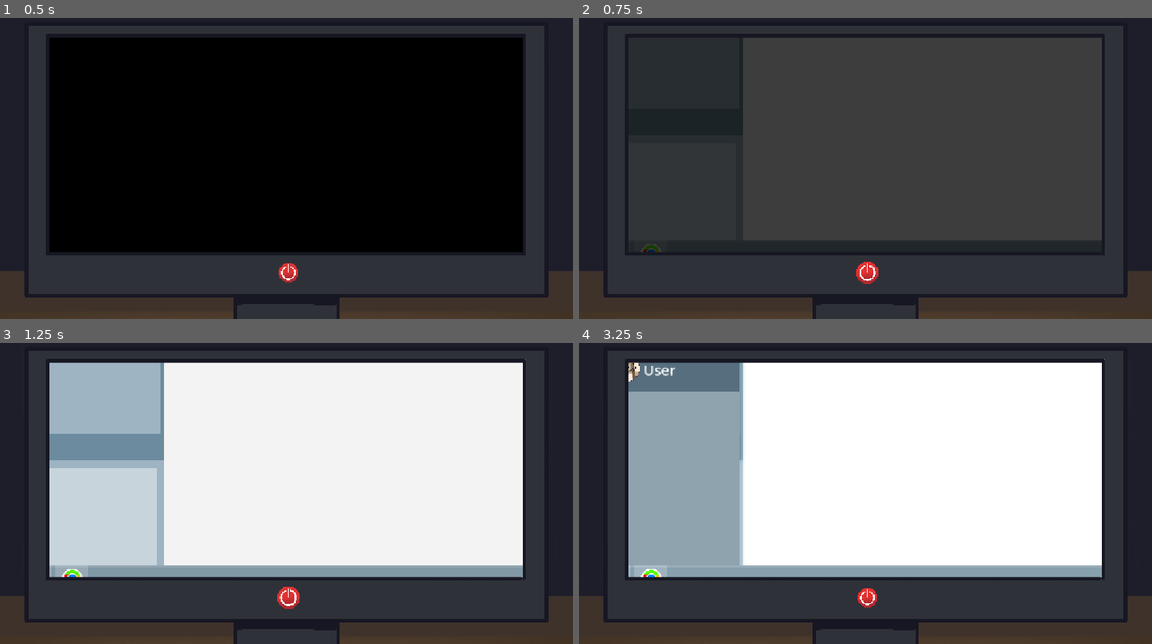
Above: before the commit, frames 1-4 (two rows, left to right).
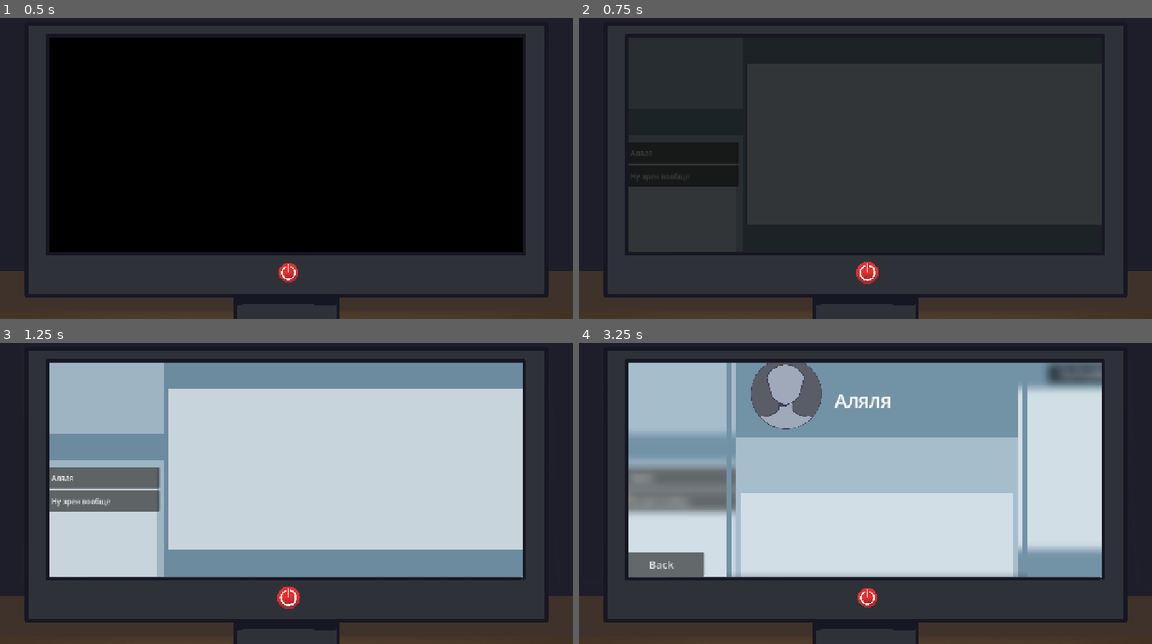
Above: after the commit, the same moments.

Repository: ArtyomDevGames/Brackeys_GJ
Game: Godot game, scene res://Game/Main/Scenes/game.tscn
Two runs of this game, one before a commit and one after it. Both use one fixed random seed, a clock stepped at 60 frames per second and the inputs below. This scene is started directly instead of the project's main scene.
Inputs (mouse positions are in pixels of both pictures, inside the frame that each line leads up to; where the layout moved, square brackets give the same spot in the first picture):
- Up to frame 1 (0.5 s): no input
- Up to frame 2 (0.75 s): click (865, 273) at 0.5 s
- Up to frame 3 (1.25 s): no input
- Up to frame 4 (3.25 s): click (613, 592) [613, 580] at 1.25 s; click (670, 478) at 2 s, where only the run after the commit has a clickable "Аляля"; click (1083, 373) [613, 580] at 2.75 s

Frame 1 is identical in both runs. In frame 2, 12% of the frame differs, in the area x 8-92%, y 6-78%; in frame 3, 46%; in frame 4, 57%, in the area x 8-92%, y 5-78%.

Commit message:
User profile added; user button added; game menu update

Diff:
--- a/game/Game/Main/Scenes/game.tscn
+++ b/game/Game/Main/Scenes/game.tscn
@@ -1,12 +1,25 @@
 [gd_scene format=3 uid="uid://cia8qk86c6ynm"]
 
 [ext_resource type="Script" uid="uid://cm24tbwln5gps" path="res://Game/Main/Scripts/game.gd" id="1_5ytc6"]
+[ext_resource type="ButtonGroup" uid="uid://b3vqq08xisvrh" path="res://Resources/Groups/GameGroup.tres" id="2_a4awf"]
+[ext_resource type="PackedScene" uid="uid://ceqpcqdialil7" path="res://Game/UI/Scenes/icon_frame.tscn" id="2_ocass"]
+[ext_resource type="PackedScene" uid="uid://8rndrao5eeai" path="res://Game/UI/Scenes/custom_button.tscn" id="3_6gq2s"]
+[ext_resource type="PackedScene" uid="uid://cy1n884xd0exv" path="res://Game/UI/Scenes/user_button.tscn" id="4_6gq2s"]
 
 [sub_resource type="StyleBoxFlat" id="StyleBoxFlat_whohe"]
 bg_color = Color(0.6, 0.6, 0.6, 0)
 border_width_left = 10
 border_width_right = 10
 border_color = Color(0.44705883, 0.57254905, 0.6509804, 1)
+
+[sub_resource type="StyleBoxFlat" id="StyleBoxFlat_g4v7s"]
+bg_color = Color(0.81960785, 0.87058824, 0.9019608, 1)
+border_width_left = 320
+border_width_right = 10
+border_color = Color(0.44705883, 0.57254905, 0.6509804, 1)
+
+[sub_resource type="StyleBoxFlat" id="StyleBoxFlat_yf5fn"]
+bg_color = Color(0.44705883, 0.57254905, 0.6509804, 1)
 
 [sub_resource type="StyleBoxFlat" id="StyleBoxFlat_iqxs1"]
 bg_color = Color(0.81960785, 0.87058824, 0.9019608, 1)
@@ -22,12 +35,14 @@
 bg_color = Color(0.6509804, 0.7411765, 0.8, 1)
 border_width_left = 7
 border_width_top = 7
-border_width_right = 7
 border_width_bottom = 60
 border_color = Color(0.44705883, 0.57254905, 0.6509804, 1)
 
+[sub_resource type="SpriteFrames" id="SpriteFrames_5ytc6"]
+
 [node name="Game" type="CanvasLayer" unique_id=162558194]
 script = ExtResource("1_5ytc6")
+group = ExtResource("2_a4awf")
 
 [node name="BackPanel" type="Panel" parent="." unique_id=1893453874]
 offset_left = 33.0
@@ -36,42 +51,123 @@
 offset_bottom = 720.0
 theme_override_styles/panel = SubResource("StyleBoxFlat_whohe")
 
-[node name="ScrollContainer" type="ScrollContainer" parent="." unique_id=1216533846]
-offset_left = 56.0
-offset_top = 1.0
-offset_right = 366.0
-offset_bottom = 720.0
+[node name="Background" type="Panel" parent="BackPanel" unique_id=1213833007]
+layout_mode = 0
+offset_left = 23.0
+offset_right = 1185.0
+offset_bottom = 719.0
+theme_override_styles/panel = SubResource("StyleBoxFlat_g4v7s")
+
+[node name="ScrollContainer2" type="ScrollContainer" parent="BackPanel/Background" unique_id=2074268087]
+layout_mode = 1
+anchors_preset = -1
+anchor_right = 0.149
+anchor_bottom = 0.081
+offset_left = 318.0
+offset_top = 131.0
+offset_right = 981.8591
+offset_bottom = 459.761
 vertical_scroll_mode = 3
-tile_scroll_hint = true
+scroll_hint_mode = 1
 
-[node name="Control" type="Control" parent="ScrollContainer" unique_id=1974422685]
+[node name="Top" type="Panel" parent="BackPanel/Background" unique_id=1061052605]
+layout_mode = 0
+offset_left = 320.0
+offset_right = 1162.0
+offset_bottom = 147.0
+theme_override_styles/panel = SubResource("StyleBoxFlat_yf5fn")
+
+[node name="IconFrame" parent="BackPanel/Background/Top" unique_id=727484853 instance=ExtResource("2_ocass")]
+visible = false
+position = Vector2(52.4375, 107.4375)
+scale = Vector2(0.055371087, 0.055371087)
+frame = 1
+
+[node name="UserNameLabel" type="Label" parent="BackPanel/Background/Top" unique_id=538516275]
+visible = false
+layout_mode = 0
+offset_left = 87.4375
+offset_top = 93.4375
+offset_right = 156.4375
+offset_bottom = 127.4375
+theme_override_font_sizes/font_size = 24
+text = "Name"
+
+[node name="CustomButton" parent="BackPanel/Background/Top" unique_id=1194507549 instance=ExtResource("3_6gq2s")]
+visible = false
+layout_mode = 0
+offset_left = 672.4375
+offset_top = 93.4375
+offset_right = 832.4375
+offset_bottom = 135.4375
+button_name = "ProfileButton"
+button_text = "To Profile"
+
+[node name="Bottom" type="Panel" parent="BackPanel/Background" unique_id=2048847022]
+layout_mode = 0
+offset_left = 320.0
+offset_top = 506.0
+offset_right = 1162.0
+offset_bottom = 719.0
+theme_override_styles/panel = SubResource("StyleBoxFlat_yf5fn")
+
+[node name="ScrollContainer" type="ScrollContainer" parent="BackPanel" unique_id=1216533846]
+layout_mode = 0
+offset_left = 23.0
+offset_top = 309.0
+offset_right = 333.0
+offset_bottom = 719.0
+vertical_scroll_mode = 3
+scroll_hint_mode = 1
+
+[node name="Control" type="Control" parent="BackPanel/ScrollContainer" unique_id=1974422685]
 custom_minimum_size = Vector2(310, 1000)
 layout_mode = 2
 
-[node name="Panel" type="Panel" parent="ScrollContainer/Control" unique_id=778596497]
+[node name="Panel" type="Panel" parent="BackPanel/ScrollContainer/Control" unique_id=778596497]
 layout_mode = 1
 anchors_preset = -1
 anchor_right = 0.201
 anchor_bottom = 0.296
-offset_top = 296.0
+offset_top = -14.0
 offset_right = 247.69
 offset_bottom = 704.0
 theme_override_styles/panel = SubResource("StyleBoxFlat_iqxs1")
 
-[node name="Top" type="Panel" parent="ScrollContainer/Control" unique_id=1372201525]
+[node name="Buttons" type="VBoxContainer" parent="BackPanel/ScrollContainer/Control/Panel" unique_id=768520448]
 layout_mode = 0
-offset_right = 310.0
+offset_left = 8.0
+offset_top = 28.0
+offset_right = 301.0
+offset_bottom = 507.0
+
+[node name="UserButton" parent="BackPanel/ScrollContainer/Control/Panel/Buttons" unique_id=1240136226 instance=ExtResource("4_6gq2s")]
+layout_mode = 2
+user_name = "Аляля"
+user_icon_id = 1
+
+[node name="UserButton2" parent="BackPanel/ScrollContainer/Control/Panel/Buttons" unique_id=338616913 instance=ExtResource("4_6gq2s")]
+layout_mode = 2
+user_name = "Ну хрен вообще"
+
+[node name="Top" type="Panel" parent="BackPanel" unique_id=1372201525]
+layout_mode = 0
+offset_left = 23.0
+offset_right = 333.0
 offset_bottom = 309.0
 theme_override_styles/panel = SubResource("StyleBoxFlat_5ytc6")
 
-[node name="ItemIcon" type="AnimatedSprite2D" parent="ScrollContainer/Control/Top" unique_id=912419358]
+[node name="ItemIcon" type="AnimatedSprite2D" parent="BackPanel/Top" unique_id=912419358]
+sprite_frames = SubResource("SpriteFrames_5ytc6")
 
-[node name="ItemNameLabel" type="Label" parent="ScrollContainer/Control/Top" unique_id=1902375974]
+[node name="ItemNameLabel" type="Label" parent="BackPanel/Top" unique_id=1902375974]
 layout_mode = 0
-offset_left = 97.0
+offset_left = 82.0
 offset_top = 261.0
-offset_right = 240.0
+offset_right = 225.0
 offset_bottom = 295.0
 theme_override_font_sizes/font_size = 24
 text = "TEXT"
 horizontal_alignment = 1
+
+[connection signal="pressed" from="BackPanel/Background/Top/CustomButton" to="." method="_on_custom_button_pressed"]
--- a/game/Game/Main/Scenes/level_select.tscn
+++ b/game/Game/Main/Scenes/level_select.tscn
@@ -36,7 +36,7 @@
 [node name="ScrollContainer" type="ScrollContainer" parent="." unique_id=875850990]
 offset_left = 141.0
 offset_right = 1131.0
-offset_bottom = 554.0
+offset_bottom = 569.0
 vertical_scroll_mode = 3
 scroll_hint_mode = 1
 
@@ -64,26 +64,48 @@
 [node name="LevelSelectButton2" parent="ScrollContainer/Control/BackPanel/Panel2" unique_id=865650154 instance=ExtResource("2_l13d0")]
 layout_mode = 0
 offset_left = 360.0
-offset_top = 157.0
+offset_top = 220.0
 offset_right = 583.0
-offset_bottom = 433.0
+offset_bottom = 496.0
+item_state_id = 1
 item_name = "Item2"
 
 [node name="LevelSelectButton" parent="ScrollContainer/Control/BackPanel/Panel2" unique_id=754221516 instance=ExtResource("2_l13d0")]
 layout_mode = 0
 offset_left = 78.0
-offset_top = 157.0
+offset_top = 220.0
 offset_right = 301.0
-offset_bottom = 433.0
+offset_bottom = 496.0
+item_state_id = 3
 item_name = "Item1"
 
 [node name="LevelSelectButton3" parent="ScrollContainer/Control/BackPanel/Panel2" unique_id=881846728 instance=ExtResource("2_l13d0")]
 layout_mode = 0
 offset_left = 636.0
-offset_top = 157.0
+offset_top = 220.0
 offset_right = 859.0
-offset_bottom = 433.0
+offset_bottom = 496.0
+item_state_id = 2
 item_name = "Item3"
+
+[node name="ProgressBar" type="ProgressBar" parent="ScrollContainer/Control/BackPanel/Panel2" unique_id=523755810]
+layout_mode = 0
+offset_left = 78.0
+offset_top = 133.0
+offset_right = 859.0
+offset_bottom = 171.0
+
+[node name="Label" type="Label" parent="ScrollContainer/Control/BackPanel/Panel2" unique_id=1934007068]
+layout_mode = 0
+offset_left = 277.0
+offset_top = 79.0
+offset_right = 648.0
+offset_bottom = 121.0
+theme_override_colors/font_color = Color(0.44705883, 0.57254905, 0.6509804, 1)
+theme_override_font_sizes/font_size = 24
+text = "Total money earned: []"
+horizontal_alignment = 1
+vertical_alignment = 1
 
 [node name="Panel" type="Panel" parent="ScrollContainer/Control/BackPanel" unique_id=674656292]
 layout_mode = 0
@@ -98,10 +120,10 @@
 
 [node name="NameLabel" type="Label" parent="ScrollContainer/Control/BackPanel/Panel" unique_id=1929879447]
 layout_mode = 0
-offset_left = 264.93747
-offset_top = 186.93747
-offset_right = 371.93747
-offset_bottom = 253.93747
+offset_left = 265.0
+offset_top = 160.0
+offset_right = 372.0
+offset_bottom = 227.0
 theme_override_font_sizes/font_size = 48
 text = "User"
 
--- /dev/null
+++ b/game/Game/Main/Scenes/profile.tscn
@@ -0,0 +1,103 @@
+[gd_scene format=3 uid="uid://xckw8e44ujnq"]
+
+[ext_resource type="Script" uid="uid://cn8xo4wp0huq0" path="res://Game/Main/Scripts/profile.gd" id="1_53oc8"]
+[ext_resource type="PackedScene" uid="uid://ceqpcqdialil7" path="res://Game/UI/Scenes/icon_frame.tscn" id="1_w0aak"]
+[ext_resource type="PackedScene" uid="uid://8rndrao5eeai" path="res://Game/UI/Scenes/custom_button.tscn" id="2_53oc8"]
+[ext_resource type="Shader" uid="uid://sp1fn1uv7o8" path="res://Resources/Shaders/blur.gdshader" id="2_kjvjx"]
+
+[sub_resource type="ShaderMaterial" id="ShaderMaterial_g4v7s"]
+shader = ExtResource("2_kjvjx")
+shader_parameter/blur = 2.0
+
+[sub_resource type="StyleBoxFlat" id="StyleBoxFlat_kjvjx"]
+bg_color = Color(0.6, 0.6, 0.6, 0)
+border_width_left = 10
+border_width_right = 10
+border_color = Color(0.44705883, 0.57254905, 0.6509804, 1)
+
+[sub_resource type="StyleBoxFlat" id="StyleBoxFlat_o717j"]
+bg_color = Color(0.81960785, 0.87058824, 0.9019608, 1)
+border_width_left = 10
+border_width_top = 150
+border_width_right = 10
+border_width_bottom = 15
+border_color = Color(0.6509804, 0.7411765, 0.8, 1)
+corner_radius_bottom_right = 5
+corner_radius_bottom_left = 5
+
+[sub_resource type="StyleBoxFlat" id="StyleBoxFlat_jpmup"]
+bg_color = Color(0.44705883, 0.57254905, 0.6509804, 1)
+
+[node name="Profile" type="CanvasLayer" unique_id=855943]
+layer = 5
+visible = false
+script = ExtResource("1_53oc8")
+
+[node name="ColorRect" type="ColorRect" parent="." unique_id=890475172]
+material = SubResource("ShaderMaterial_g4v7s")
+anchors_preset = 15
+anchor_right = 1.0
+anchor_bottom = 1.0
+grow_horizontal = 2
+grow_vertical = 2
+
+[node name="ScrollContainer" type="ScrollContainer" parent="." unique_id=409404121]
+offset_left = 330.0
+offset_right = 1001.0
+offset_bottom = 581.0
+vertical_scroll_mode = 3
+scroll_hint_mode = 1
+
+[node name="Control" type="Control" parent="ScrollContainer" unique_id=1684577108]
+custom_minimum_size = Vector2(671, 900)
+layout_mode = 2
+
+[node name="BackPanel" type="Panel" parent="ScrollContainer/Control" unique_id=1117722212]
+layout_mode = 1
+anchors_preset = 15
+anchor_right = 1.0
+anchor_bottom = 1.0
+grow_horizontal = 2
+grow_vertical = 2
+theme_override_styles/panel = SubResource("StyleBoxFlat_kjvjx")
+
+[node name="Panel" type="Panel" parent="ScrollContainer/Control/BackPanel" unique_id=477023414]
+layout_mode = 0
+offset_left = 21.0
+offset_top = 233.0
+offset_right = 650.0
+offset_bottom = 900.0
+theme_override_styles/panel = SubResource("StyleBoxFlat_o717j")
+
+[node name="Top" type="Panel" parent="ScrollContainer/Control/BackPanel" unique_id=988145918]
+layout_mode = 0
+offset_left = 21.0
+offset_right = 650.0
+offset_bottom = 259.0
+theme_override_styles/panel = SubResource("StyleBoxFlat_jpmup")
+
+[node name="IconFrame" parent="ScrollContainer/Control/BackPanel/Top" unique_id=727484853 instance=ExtResource("1_w0aak")]
+position = Vector2(112, 167)
+scale = Vector2(0.1576172, 0.1576172)
+frame = 1
+
+[node name="UserNameLabel" type="Label" parent="ScrollContainer/Control/BackPanel/Top" unique_id=636750415]
+layout_mode = 1
+anchors_preset = -1
+anchor_top = -0.041
+offset_left = 220.0
+offset_top = 156.619
+offset_right = 342.0
+offset_bottom = 204.0
+theme_override_font_sizes/font_size = 42
+text = "Name"
+
+[node name="CustomButton" parent="." unique_id=1194507549 instance=ExtResource("2_53oc8")]
+offset_left = 88.0
+offset_top = 515.0
+offset_right = 280.0
+offset_bottom = 569.0
+button_name = "BackButton"
+button_text = "Back"
+
+[connection signal="pressed" from="CustomButton" to="." method="_on_custom_button_pressed"]
--- a/game/Game/Main/Scenes/registration.tscn
+++ b/game/Game/Main/Scenes/registration.tscn
@@ -68,13 +68,13 @@
 modulate = Color(1, 1, 1, 0)
 offset_left = 292.0
 offset_right = 1006.0
-offset_bottom = 554.0
+offset_bottom = 581.0
 follow_focus = true
 vertical_scroll_mode = 3
 scroll_hint_mode = 1
 
 [node name="Control" type="Control" parent="ScrollContainer" unique_id=2102286434]
-custom_minimum_size = Vector2(692, 900)
+custom_minimum_size = Vector2(692, 1000)
 layout_mode = 2
 mouse_filter = 2
 
@@ -82,7 +82,7 @@
 layout_mode = 0
 offset_left = 8.0
 offset_right = 706.0
-offset_bottom = 916.0
+offset_bottom = 1000.0
 mouse_filter = 2
 theme_override_styles/panel = SubResource("StyleBoxFlat_yf5fn")
 
@@ -91,7 +91,7 @@
 offset_left = 22.0
 offset_top = 254.0
 offset_right = 676.0
-offset_bottom = 900.0
+offset_bottom = 1254.0
 mouse_filter = 2
 theme_override_styles/panel = SubResource("StyleBoxFlat_g4v7s")
 
--- a/game/Game/Main/Scripts/game.gd
+++ b/game/Game/Main/Scripts/game.gd
@@ -1,10 +1,55 @@
 extends CanvasLayer
 
-@onready var item_name_label: Label = $ScrollContainer/Control/Top/ItemNameLabel
+@export var group : ButtonGroup
+
+# Элементы товара
+@onready var item_name_label: Label = $BackPanel/Top/ItemNameLabel
+
+# Элементы верхней панели меню чата
+@onready var icon_frame: AnimatedSprite2D = $BackPanel/Background/Top/IconFrame
+@onready var user_name_label: Label = $BackPanel/Background/Top/UserNameLabel
+@onready var custom_button: Button = $BackPanel/Background/Top/CustomButton
+
+var is_top_visible = false
+
+# Кнопочки с покупателями
+@onready var buttons: VBoxContainer = $BackPanel/ScrollContainer/Control/Panel/Buttons
+
+
+# Для профиля инфа
+var current_user_name : String
+var current_user_id : int
 
 func _ready() -> void:
 	item_name_label.text = Global.current_level_name
 
+	for child in buttons.get_children():
+		child.button_group = group
+		child.pressed.connect(button_pressed)
+
+
 
 func _process(delta: float) -> void:
 	pass
+
+
+func _on_custom_button_pressed() -> void:
+	Profile.set_user_icon(current_user_id)
+	Profile.set_user_name(current_user_name)
+	Profile.visible = true
+
+func button_pressed() -> void:
+	var button = group.get_pressed_button()
+
+	if is_top_visible == false:
+		is_top_visible = true
+
+		icon_frame.visible = true
+		user_name_label.visible = true
+		custom_button.visible = true
+
+	icon_frame.frame = button.user_icon_id
+	user_name_label.text = button.user_name
+
+	current_user_id = button.user_icon_id
+	current_user_name = button.user_name
--- /dev/null
+++ b/game/Game/Main/Scripts/profile.gd
@@ -0,0 +1,17 @@
+extends CanvasLayer
+
+@onready var icon_frame: AnimatedSprite2D = $ScrollContainer/Control/BackPanel/Top/IconFrame
+@onready var user_name_label: Label = $ScrollContainer/Control/BackPanel/Top/UserNameLabel
+
+# Called when the node enters the scene tree for the first time.
+func _ready() -> void:
+	pass # Replace with function body.
+
+func set_user_icon(icon_id : int):
+	icon_frame.frame = icon_id
+
+func set_user_name(text : String):
+	user_name_label.text = text
+
+func _on_custom_button_pressed() -> void:
+	visible = false
--- a/game/Game/UI/Scenes/browser_panel.tscn
+++ b/game/Game/UI/Scenes/browser_panel.tscn
@@ -6,4 +6,4 @@
 [node name="ColorRect" type="ColorRect" parent="." unique_id=1038133545]
 offset_right = 1280.0
 offset_bottom = 70.0
-color = Color(0.44849998, 0.5727583, 0.65, 1)
+color = Color(0.31161666, 0.41878238, 0.4852597, 1)
--- a/game/Game/UI/Scenes/taskbar.tscn
+++ b/game/Game/UI/Scenes/taskbar.tscn
@@ -46,48 +46,63 @@
 
 [node name="ColorRect" type="Panel" parent="." unique_id=399203404]
 anchors_preset = -1
-anchor_top = 0.75555557
+anchor_top = 0.7902778
 anchor_right = 1.0
 anchor_bottom = 1.0000001
 theme_override_styles/panel = SubResource("StyleBoxFlat_g4v7s")
 metadata/_edit_use_anchors_ = true
 
+[node name="ColorRect4" type="ColorRect" parent="." unique_id=1121498741]
+offset_left = 1133.0
+offset_top = 569.0
+offset_right = 1281.0
+offset_bottom = 645.0
+color = Color(0.6225, 0.70112497, 0.75, 1)
+
+[node name="Label" type="Label" parent="ColorRect4" unique_id=438493132]
+layout_mode = 0
+offset_right = 128.0
+offset_bottom = 34.0
+theme_override_font_sizes/font_size = 18
+text = "0000.00.00"
+horizontal_alignment = 1
+vertical_alignment = 1
+
 [node name="ColorRect2" type="ColorRect" parent="." unique_id=1700024287]
-offset_top = 544.0
+offset_top = 569.0
 offset_right = 116.0
-offset_bottom = 615.0
+offset_bottom = 640.0
 color = Color(0.6225, 0.70112497, 0.75, 1)
 
 [node name="CustomButton" parent="." unique_id=1194507549 instance=ExtResource("1_yg766")]
 offset_left = 43.0
-offset_top = 544.0
-offset_bottom = 615.0
+offset_top = 569.0
+offset_bottom = 640.0
 flat = true
 button_name = "PauseButton"
 
 [node name="StartButtonIcon" type="Sprite2D" parent="CustomButton" unique_id=528157131]
 material = SubResource("ShaderMaterial_mhbco")
-position = Vector2(39.999996, 28.000004)
-scale = Vector2(0.03955079, 0.03955079)
+position = Vector2(40.999996, 18.000002)
+scale = Vector2(0.020764165, 0.020764165)
 texture = ExtResource("2_mhbco")
 
 [node name="ColorRect3" type="ColorRect" parent="." unique_id=2058506427]
 offset_left = 124.0
-offset_top = 544.0
+offset_top = 569.0
 offset_right = 198.0
-offset_bottom = 615.0
+offset_bottom = 640.0
 color = Color(0.62352943, 0.7019608, 0.7490196, 1)
 
 [node name="BrowserIcon" type="Sprite2D" parent="." unique_id=463573532]
-position = Vector2(162, 573)
-scale = Vector2(0.04, 0.04)
+position = Vector2(161, 588)
+scale = Vector2(0.020039054, 0.020039054)
 texture = ExtResource("3_inbqr")
 
 [node name="ColorRect5" type="ColorRect" parent="." unique_id=1793472087]
-offset_left = -1.0
-offset_top = 544.0
-offset_right = 1280.0
-offset_bottom = 550.0
+offset_top = 569.0
+offset_right = 1281.0
+offset_bottom = 575.0
 color = Color(1, 1, 1, 0.14509805)
 
 [connection signal="mouse_entered" from="CustomButton" to="." method="_on_custom_button_mouse_entered"]
--- /dev/null
+++ b/game/Game/UI/Scenes/user_button.tscn
@@ -0,0 +1,22 @@
+[gd_scene format=3 uid="uid://cy1n884xd0exv"]
+
+[ext_resource type="Script" uid="uid://dsl23dwn8elxy" path="res://Game/UI/Scripts/user_button.gd" id="1_48ey1"]
+[ext_resource type="PackedScene" uid="uid://ceqpcqdialil7" path="res://Game/UI/Scenes/icon_frame.tscn" id="2_cjakb"]
+
+[node name="UserButton" type="Button" unique_id=1240136226]
+custom_minimum_size = Vector2(200, 48)
+offset_right = 200.0
+offset_bottom = 48.0
+script = ExtResource("1_48ey1")
+
+[node name="IconFrame" parent="." unique_id=727484853 instance=ExtResource("2_cjakb")]
+position = Vector2(24.999998, 25.999998)
+scale = Vector2(0.038867187, 0.038867187)
+
+[node name="UserNameLabel" type="Label" parent="." unique_id=1866972064]
+layout_mode = 0
+offset_left = 51.0
+offset_top = 13.0
+offset_right = 158.0
+offset_bottom = 40.0
+text = "TEXT"
--- a/game/Game/UI/Scripts/level_select_button.gd
+++ b/game/Game/UI/Scripts/level_select_button.gd
@@ -1,9 +1,10 @@
 extends Button
 
-@export_range(0, 2) var item_state_id : int # Это за иконку статуста уровня
+@export_range(0, 3) var item_state_id : int # Это за иконку статуста уровня
 @export_range(0, 2) var item_id : int # Это за картинку
 @export var item_name : String # Это за название уровня
 
+@onready var state_icon: AnimatedSprite2D = $Panel/StateIcon
 @onready var item_name_label: Label = $Panel/ItemNameLabel
 @onready var animation_player: AnimationPlayer = $AnimationPlayer
 
@@ -11,6 +12,7 @@
 # Called when the node enters the scene tree for the first time.
 func _ready() -> void:
 	set_item_name()
+	set_item_state_icon()
 
 func set_item_name() -> void:
 	item_name_label.text = item_name
@@ -19,7 +21,10 @@
 	pass
 
 func set_item_state_icon() -> void:
-	pass
+	if item_state_id != 3:
+		state_icon.visible = true
+		state_icon.frame = item_state_id
+	else: state_icon.visible = false
 
 
 func _on_pressed() -> void:
--- /dev/null
+++ b/game/Game/UI/Scripts/user_button.gd
@@ -0,0 +1,18 @@
+extends Button
+
+@export var user_name : String
+@export_range(0, 1) var user_icon_id : int
+
+@onready var icon_frame: AnimatedSprite2D = $IconFrame
+@onready var user_name_label: Label = $UserNameLabel
+
+
+func _ready() -> void:
+	set_icon()
+	set_users_name()
+
+func set_users_name():
+	user_name_label.text = user_name
+
+func set_icon():
+	icon_frame.frame = user_icon_id
--- /dev/null
+++ b/game/Resources/Groups/GameGroup.tres
@@ -0,0 +1,3 @@
+[gd_resource type="ButtonGroup" format=3 uid="uid://b3vqq08xisvrh"]
+
+[resource]
--- a/game/project.godot
+++ b/game/project.godot
@@ -26,6 +26,7 @@
 Taskbar="*uid://17eeeiwdvcn1"
 BrowserPanel="*uid://bjks2axknljtx"
 Global="*uid://b08je58pndalu"
+Profile="*uid://xckw8e44ujnq"
 
 [display]
 
Not shown, added: game/Game/Main/Scripts/profile.gd.uid
Not shown, added: game/Game/UI/Scripts/user_button.gd.uid
